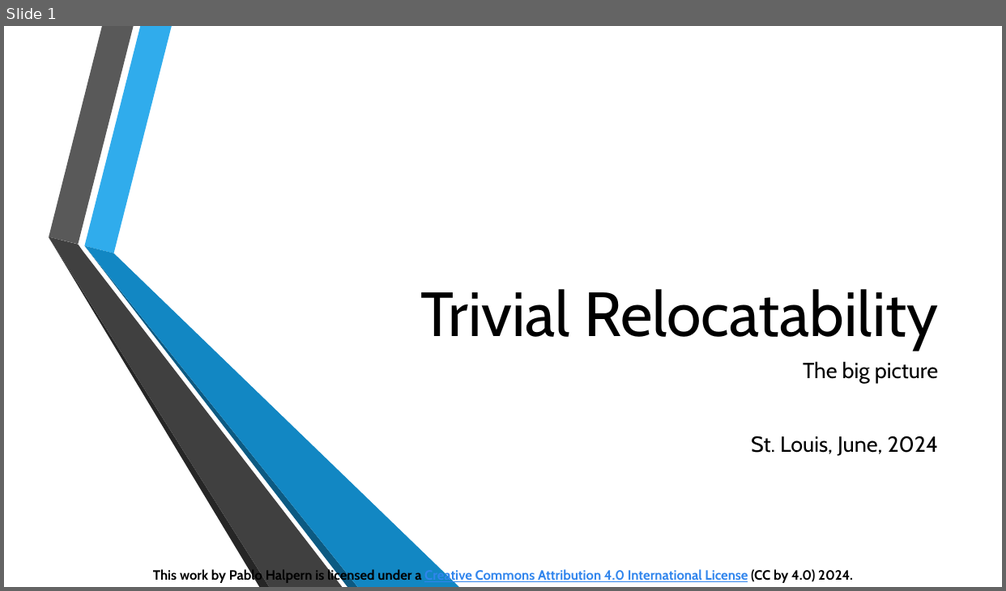
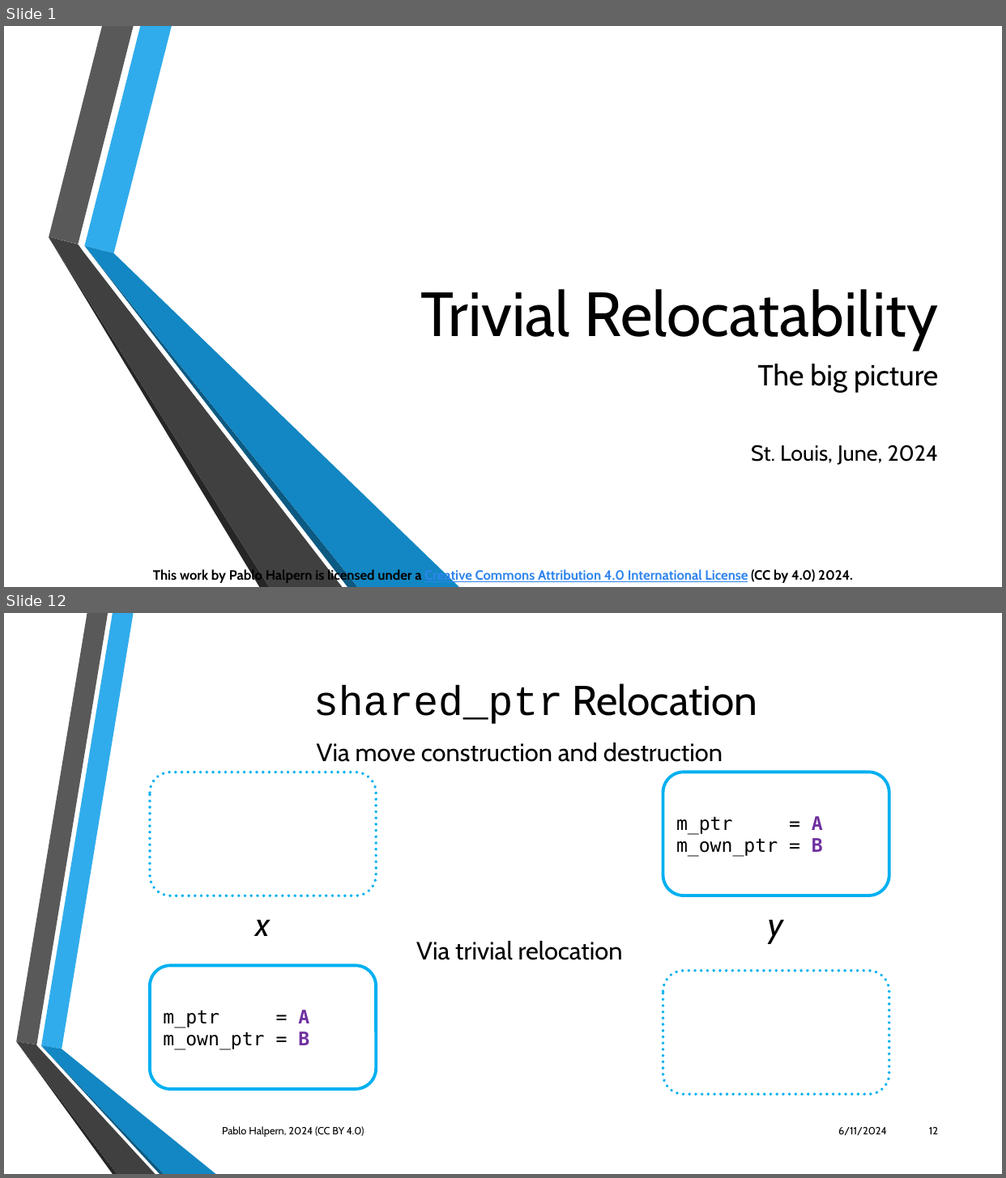
Before and after one commit to phalpern/WG21-halpern, a slide deck: relocate/Trivial Relocation - St. Louis 06-2024.pptx. Shown one above the other, each under a label of ours: slide 1 before the commit, slides 1 and 12 after it; the slides between them are not shown. The pictures are 1006x591 and 1006x1178 pixels, drawn with LibreOffice and Linux fonts; fonts in the diff are those of the drawing; background and template pictures are left out. Boxes give left, top, right and bottom in pixels: in the first picture for what was removed or moved away, otherwise in the second. Text is boxed around its words. In the diff, an @@ line names an element or a change of style, - is before the commit and + after.

Commit message:
First draft of Trivial Relocation presentation

```diff
--- a/relocate/Trivial Relocation - St. Louis 06-2024.pptx
+++ b/relocate/Trivial Relocation - St. Louis 06-2024.pptx
@@ slide 12 added at (x1=4, y1=613, x2=1002, y2=1174), background picture (left out) @@
@@ title added at (x1=313, y1=683, x2=757, y2=724), 40 pt, text #000000 @@
+shared_ptr Relocation
@@ text added at (x1=317, y1=743, x2=722, y2=762), 24 pt, text #000000 @@
+Via move construction and destruction
@@ rounded rectangle added at (x1=150, y1=773, x2=376, y2=896), outline #00B0F0 3 pt dashed @@
@@ rounded rectangle added at (x1=663, y1=773, x2=889, y2=896), fill #FFFFFF, outline #00B0F0 3 pt, 18 pt, text #000000 @@
+m_ptr = A
+m_own_ptr = B
@@ text added at (x1=256, y1=920, x2=270, y2=936), 32 pt, text #000000, italic @@
+x
@@ text added at (x1=769, y1=920, x2=784, y2=944), 32 pt, text #000000, italic @@
+y
@@ text added at (x1=416, y1=941, x2=623, y2=960), 24 pt, text #000000 @@
+Via trivial relocation
@@ rounded rectangle added at (x1=150, y1=965, x2=376, y2=1089), fill #FFFFFF, outline #00B0F0 3 pt, 18 pt, text #000000 @@
+m_ptr = A
+m_own_ptr = B
@@ rounded rectangle added at (x1=663, y1=971, x2=889, y2=1094), outline #00B0F0 3 pt dashed @@
@@ group added at (x1=16, y1=613, x2=216, y2=1174): 6 freeform shapes @@
@@ text added at (x1=222, y1=1127, x2=364, y2=1137), 10 pt, text #000000 @@
+Pablo Halpern, 2024 (CC BY 4.0)
@@ text added at (x1=838, y1=1127, x2=887, y2=1135), 10 pt, text #000000 @@
+6/11/2024
@@ page number added at (x1=929, y1=1127, x2=938, y2=1135), 10 pt, text #000000 @@
+12
@@ slide 1 changed as well @@
@@ subtitle at (x1=758, y1=364, x2=938, y2=393): size 21 to 28 pt in "The big picture"; more space between paragraphs @@
```
Also in this commit, not shown: 9 other slides changed, 34 other slides added, 2 other files.
